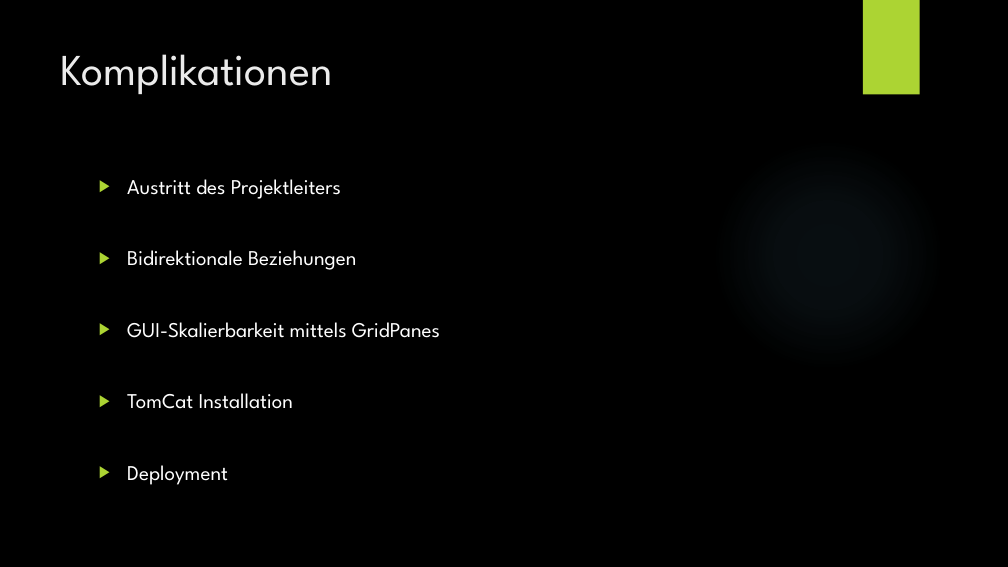
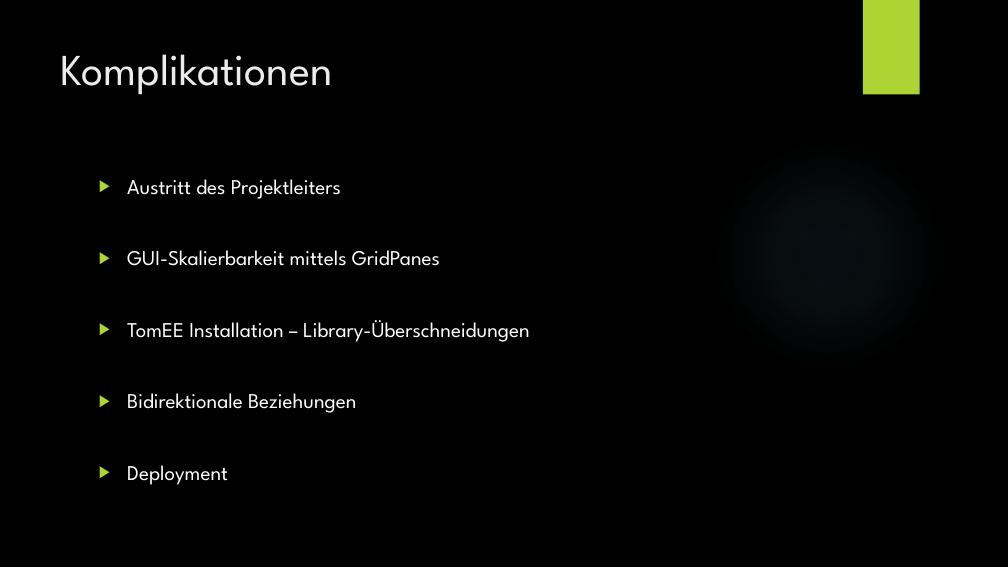
Before and after one commit to lucakuendig/INM21_Group_B, a slide deck: slide 13 of 06_Praesentation/Praesentation_Mangel_Manager.pptx. Drawn at 1008x567 pixels with LibreOffice and Linux fonts; fonts in the diff are those of the drawing; background and template pictures are left out. Boxes give left, top, right and bottom in pixels: in the first picture for what was removed or moved away, otherwise in the second. Text is boxed around its words. In the diff, an @@ line names an element or a change of style, - is before the commit and + after.

```diff
--- a/06_Praesentation/Praesentation_Mangel_Manager.pptx
+++ b/06_Praesentation/Praesentation_Mangel_Manager.pptx
@@ text at (x1=127, y1=250, x2=530, y2=342): paragraphs added @@
+▶ GUI-Skalierbarkeit mittels GridPanes
+▶ TomEE Installation – Library-Überschneidungen
@@ text at (x1=127, y1=322, x2=440, y2=409): paragraphs removed @@
-▶ GUI-Skalierbarkeit mittels GridPanes
-▶ TomCat Installation
```
Also in this commit, not shown: 1 other slide changed.
